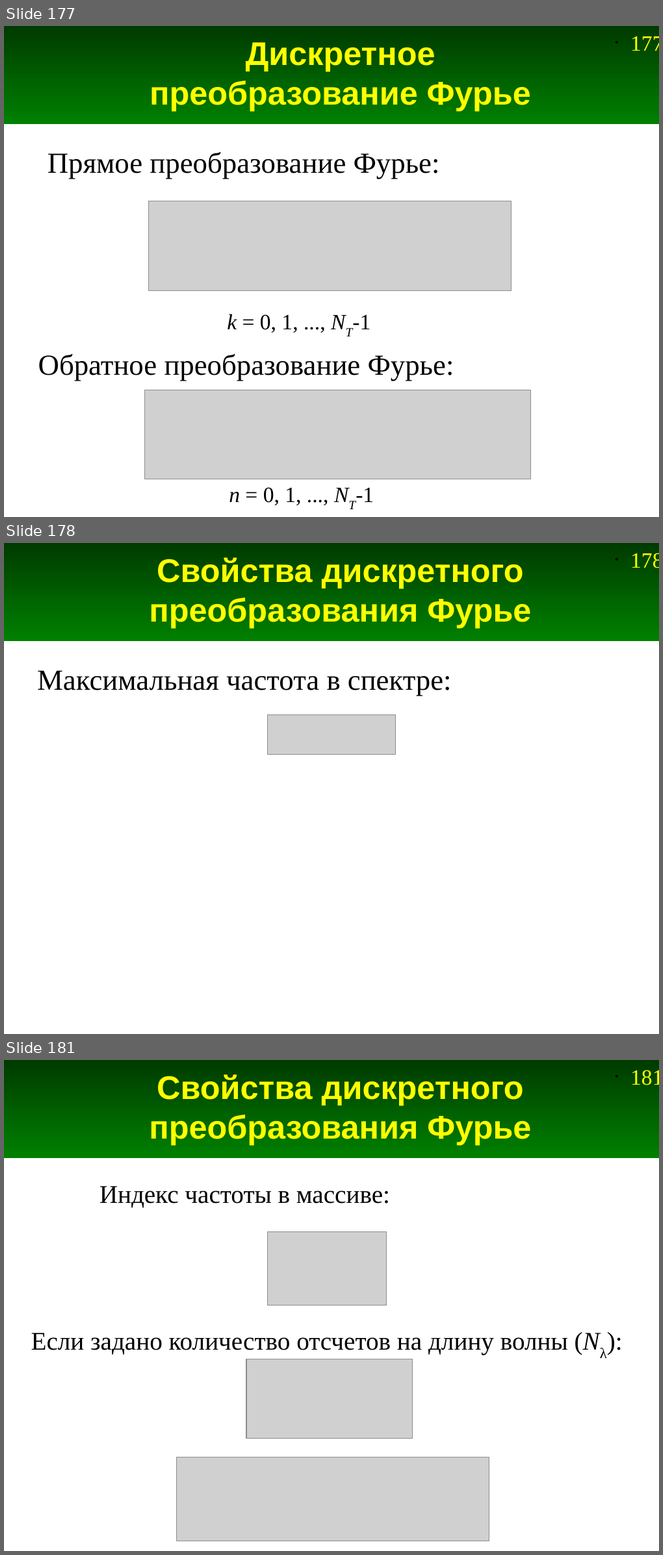
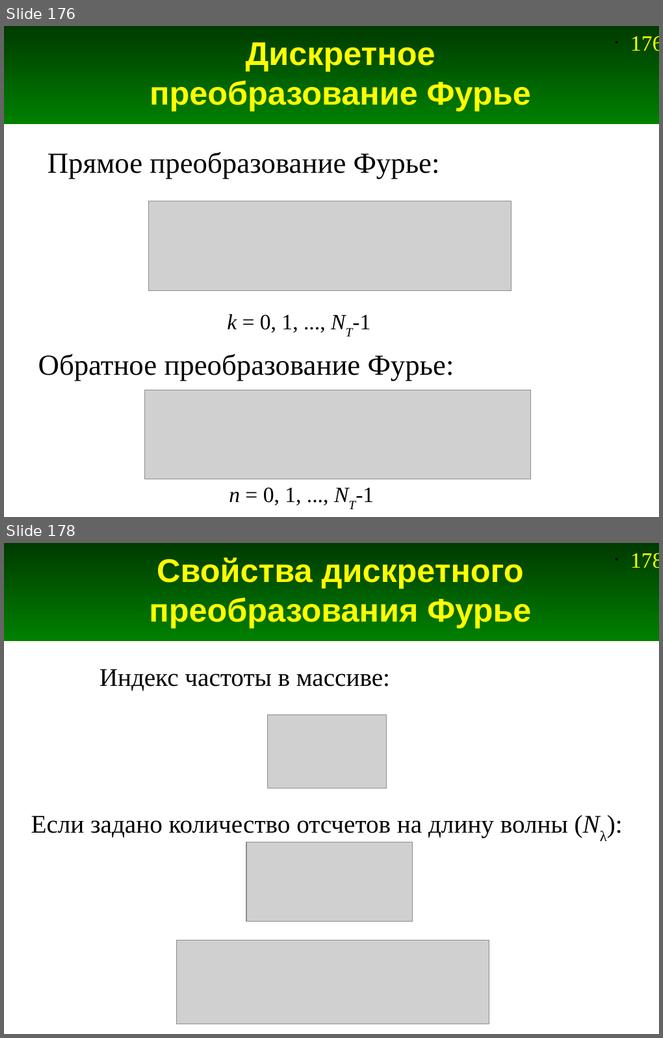
Before and after one commit to andris0147sv/modelling, a slide deck: presentations/2. FDTD.odp. Shown one above the other, each under a label of ours: slides 177, 178 and 181 before the commit, slides 176 and 178 after it; the slides between them are not shown. The pictures are 663x1555 and 663x1038 pixels, drawn with LibreOffice and Linux fonts; fonts in the diff are those of the drawing; grey boxes stand for pictures. Boxes give left, top, right and bottom in pixels: in the first picture for what was removed or moved away, otherwise in the second. Text is boxed around its words. In the diff, an @@ line names an element or a change of style, - is before the commit and + after.

```diff
--- a/presentations/2. FDTD.odp
+++ b/presentations/2. FDTD.odp
@@ slide 178 removed at (4, 543, 659, 1034), background #FFFFFF; not listed: 2 template elements that a slide beside it also shows @@
@@ title removed at (149, 557, 531, 628) @@
-Свойства дискретного преобразования Фурье
@@ text removed at (37, 670, 452, 696) @@
-Максимальная частота в спектре:
@@ picture removed at (267, 715, 395, 755) @@
@@ what was slide 177 is now slide 176 @@
@@ page number at (631, 36, 659, 51): text changed @@
-• 177
+• 176
@@ what was slide 181 is now slide 178 @@
@@ page number at (631, 553, 659, 568): text changed @@
-• 181
+• 178
```
Also in this commit, not shown: 7 slides changed, 1 slide added, 3 other slides removed, 6 other files.
